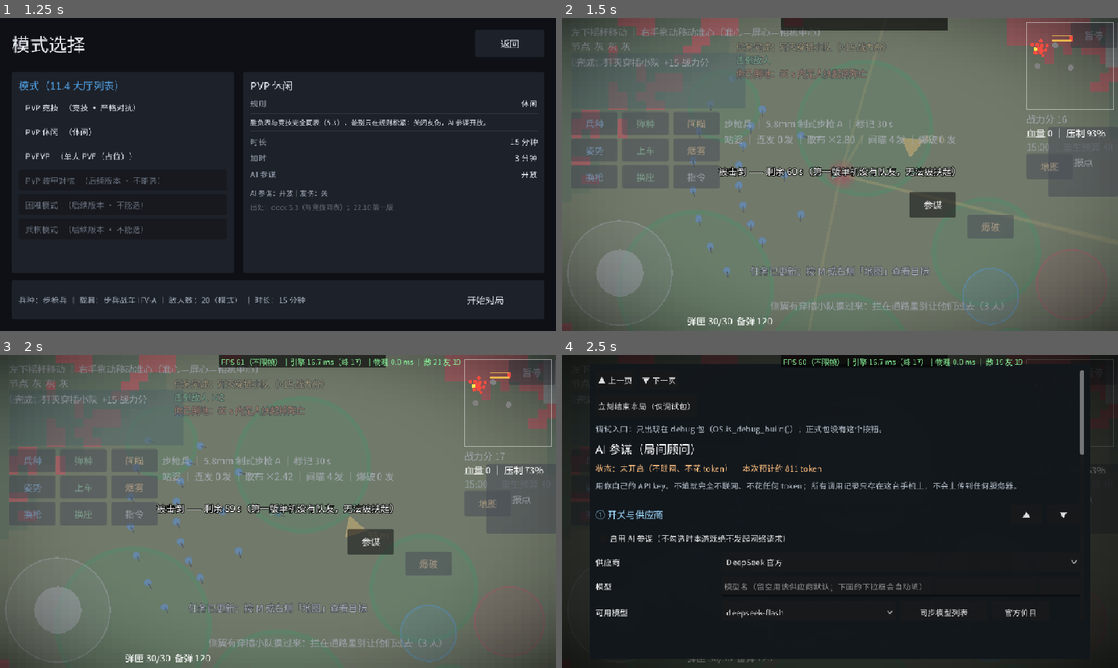
Above: before the commit, frames 1-4 (two rows, left to right).
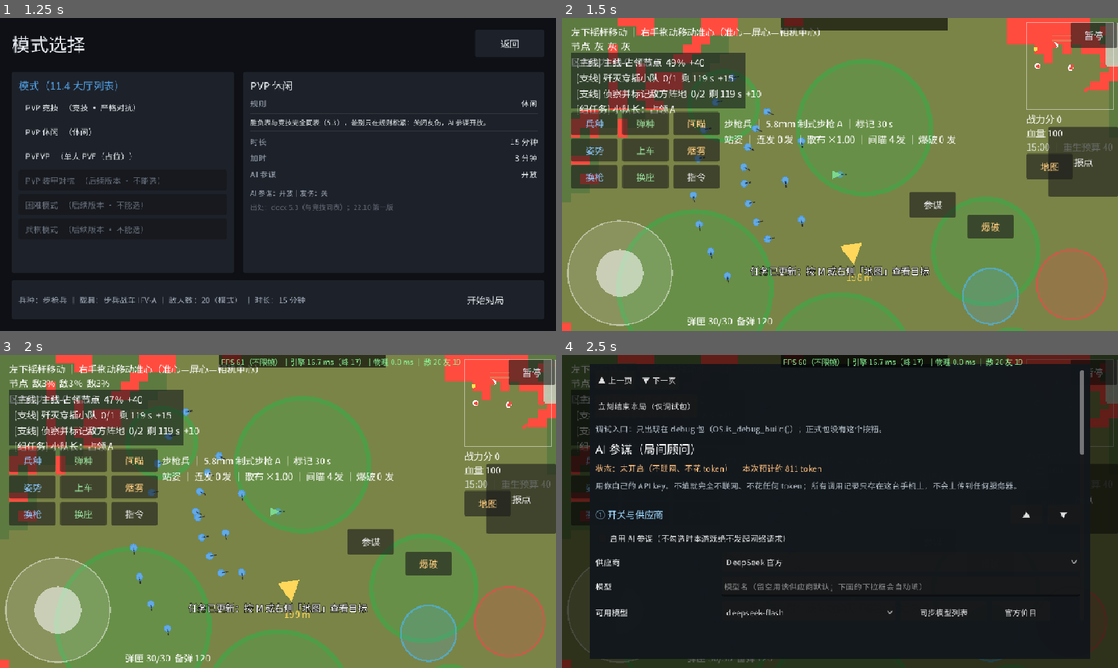
Above: after the commit, the same moments.

Repository: copperbookworm/jieyu-tactics
Game: Godot game, scene res://scenes/app/App.tscn
Two runs of this game, one before a commit and one after it. Both use one fixed random seed, a clock stepped at 60 frames per second and the inputs below.
Inputs:
- Up to frame 1 (1.25 s): click "开始游戏" at 0.5 s
- Up to frame 2 (1.5 s): click "开始对局" at 1.25 s
- Up to frame 3 (2 s): no input
- Up to frame 4 (2.5 s): click "参谋" at 2 s

Frame 1 is identical in both runs. In frame 2, 95% of the frame differs, in the area x 0-100%, y 0-100%; in frame 3, 95%; in frame 4, 2.1%.

Commit message:
第六十三版 · 敌人按 RAAS 节点驻守（拍板 B，不需要再拍板）
## 拍板链
使用者先选「② 敌人按 RAAS 节点 / 东侧出生区分布」，再在分法上选「① 五节点平均分 ＋ 东侧留预备队」。

## 为什么改
原来敌人是「出生锚点前方 45~75 m」——出生 30 秒就能交火，但地图的五个节点形同虚设、玩家一路推过去
后面全是空的；而且 20 v 20 时 19 名队友约 10 s 就把 20 个敌人打光（第十九章 ㊹ 那条待拍板就是这么暴露的）。

## 做了什么
- systems/match/EnemyDeployment.gd（纯算术，可无头单测）：≥6 人时预备队 25%（四舍五入、至少 1），
  野战兵力按节点轮转、余数落前几个节点（前重后轻）；<6 人不留预备队（2 敌的测试局也该立刻碰上）。
  实测口径：20 敌 ⇒ 节点 3/3/3/3/3 ＋ 预备 5；30 敌 ⇒ 5/5/4/4/4 ＋ 预备 8。
- WorldSetup._enemy_slots()：把节点位置与东侧出生区多边形换成落点（黄金角散开 + 就地找平地），
  地图缺数据时退回老口径（出生锚点 + demo 偏移，退化路径保住）。
- 预备队支援：订阅 EventBus.flag_state_changed，我方占下某节点后把预备队的 set_move_target() 指到**下一个**节点
  ——复用现成巡逻目标，不新增 AI 状态机、不加寻路；_exit_tree() 里断开订阅。
- **副作用是设计**：敌人驻守节点后，我方进点遇到敌人在点上正合 4.2「双方同在 = 对冲」⇒「要拿点先清点」。
  集成里两条「把进度推到容差区等它自己翻蓝」的检查因此红了 → 加 _clear_zone_of_enemies() 在强制翻蓝前清点
  （测试侧修；产品行为是对的，不该为了测试放宽）。

## 验收（本轮真跑，退出码均 0）
单元 52 脚本 / 1876 项断言全绿（新增 enemy_deployment_test 19 项）；几何门禁 5 + 25 + 21；
集成冒烟 257 → 260 项全绿；173 个 .gd / 30844 行；Main.gd 352 行（本轮没动）；WorldSetup 553 → 652。

## 没做的（说清）
㊹（20 v 20 的 AI 阵营不平衡）本轮**没有实测**：集成跑的仍是 2 敌。分散驻守很可能顺手缓解它，
但要单独量一次「20 v 20 + 新部署」的存活曲线与首接触时间才算数（已登记在七节）。

## 文档同步
本项目开发进度.txt（新抬头 + 第六十三版段 + 三/四/七）、docs/地图数据规格补充.md（zones.json 又多一个消费者）、
squad-2d/解域游戏.docx（备份 .bak109：20.1/20.2 + 第十九章 ㊾ 勾成已拍板并落地）。

Diff:
--- a/scenes/gameplay/WorldSetup.gd
+++ b/scenes/gameplay/WorldSetup.gd
@@ -25,6 +25,8 @@
 const SquadOrdersScript := preload("res://systems/match/SquadOrders.gd")
 ## 出生点挑选（2026-10-05）：从地图出生区里现挑一个「站得住」的点（纯逻辑，可单测）
 const SpawnPickerScript := preload("res://systems/terrain/SpawnPicker.gd")
+## 敌人驻守部署（2026-10-05 第六十三版 · 拍板 B）：怎么把敌人分到 5 个节点 + 东侧预备队（纯算术）
+const EnemyDeploymentScript := preload("res://systems/match/EnemyDeployment.gd")
 
 var terrain_sprite: Sprite2D = null
 ## 本局友好方编成（组 / 小队 / 队长）—— 由 _spawn_allies 建好后写回，供 HUD / 任务链读
@@ -37,6 +39,12 @@
 var spawned_ally_count := 0
 ## 掩体被摧毁后落的残痕（4.17）：它们与泥泞 / 雪地共用一条移速链路，所以要并进 player.zones
 var _rubble_zones: Array = []
+## 本模块持有 Main 引用（只为「拍板 B 的预备队支援」这一个信号回调 —— 其余函数仍按参数传 main）
+var main_ref = null
+## 地图 zones.json 的缓存副本（出生锚点 / 白旗点 / 敌人驻守三处共用一次解析）
+var _map_zones: Dictionary = {}
+## 东侧出生区的预备队（拍板 B）：节点被我方占下后，这些人向前支援下一个节点
+var reserve_enemies: Array = []
 
 
 ## 建场。map_preview_mode 时只建地形 + 预览层（游戏循环一行都不动）
@@ -47,6 +55,8 @@
 	if main.map_preview_mode:
 		_build_map_preview(main)
 		return
+	main_ref = main
+	_map_zones = _load_map_zones(main)
 	# 地图数据只解析一次：出生点挑选 / 掩体 / 载具落点共用同一份（occluders.json 有 60 KB+）
 	main.map_occluders = _load_occluders(main)
 	# 出生锚点（2026-10-05）：读地图出生区现挑一个站得住的点，玩家 / 友军载具 / 补给车共用
@@ -60,6 +70,9 @@
 	_build_terrain_zones(main)   # 4.17：泥泞 / 雪地减速、草丛隐蔽（要在玩家之后、敌人之前）
 	_build_enemy_fob(main)
 	_spawn_enemies(main, enemy_count)
+	# 拍板 B 的后半句：节点被我方占下 → 东侧预备队向前支援（见 _on_flag_state_changed）
+	if not EventBus.flag_state_changed.is_connected(_on_flag_state_changed):
+		EventBus.flag_state_changed.connect(_on_flag_state_changed)
 	# 队友（2026-10-02）：3 名强力队友进 friendly 组。集成冒烟已订正过「敌人 2 个」那条过期断言 ——
 	# 队友会先击毙开局步兵，事件驱动的穿插兵也会进 enemy 组，所以那条不再用等值。
 	_spawn_allies(main, _ally_target())
@@ -206,30 +219,116 @@
 ## 通视 DDA 与命中判定都变成近似零距离的退化情况）。
 ## 前 points.size() 个与旧实现逐字一致（位置、命名都不变）⇒ 默认 2 敌的场景回归面为零。
 func _spawn_enemies(main, enemy_count: int) -> void:
-	var points := _enemy_spawn_points(main)
-	if points.is_empty():
+	var slots := _enemy_slots(main, enemy_count)
+	if slots.is_empty():
 		return
 	spawned_enemy_count = enemy_count
+	reserve_enemies.clear()
 	for index in enemy_count:
+		var slot: Dictionary = slots[index % slots.size()]
 		var enemy := Enemy.new()
 		enemy.name = "Enemy%d" % index
-		enemy.global_position = _enemy_spawn_position(points, index)
+		enemy.global_position = slot["position"]
 		enemy.setup(main.sight, main.player, main.camera, main.grid)
+		if bool(slot.get("reserve", false)):
+			reserve_enemies.append(enemy)
 		main.add_child(enemy)
 
 
-## 敌人出生点（2026-10-05）：出生锚点 + 相对偏移（保住第一版「出生 30 秒就能撞见敌人」的体验），
-## 每个点再做一次「原地找平地」微调 —— 正式图上偏移点可能正好落在陡坡或楼里。
-## 「敌人要不要按 RAAS 节点分布」是玩法改动，已登记待拍板，不在这里替使用者决定。
-func _enemy_spawn_points(main) -> Array:
-	var anchor: Vector2 = main.spawn_anchor
-	if anchor == Vector2.ZERO:
-		return MapGenerator.demo_enemy_points()
-	var points: Array = []
-	for offset in MapGenerator.enemy_spawn_offsets():
-		points.append(SpawnPickerScript.nudge(main.grid, anchor + offset,
-				SpawnPickerScript.NUDGE_RADIUS, main.map_occluders))
-	return points
+## 敌人落点（2026-10-05 第六十三版 · 使用者拍板 **B**：按 RAAS 节点 + 东侧出生区分组驻守）。
+## 返回**恰好 enemy_count 个** {position, reserve}；地图没给节点 / 没有东侧出生区时退回老口径
+## （出生锚点 + demo 相对偏移，保住退化路径）。每个点都过一次「原地找平地」微调。
+func _enemy_slots(main, enemy_count: int) -> Array:
+	var nodes := _zone_node_positions(_map_zones)
+	var reserve_center := _spawn_area_center(main, _map_zones, "east")
+	if nodes.is_empty() or reserve_center == Vector2.INF:
+		return _legacy_enemy_slots(main, enemy_count)
+	var plan := EnemyDeploymentScript.plan(nodes.size(), enemy_count)
+	var slots: Array = []
+	for node_index in nodes.size():
+		for slot in int(plan["per_node"][node_index]):
+			var ideal: Vector2 = nodes[node_index] \
+					+ EnemyDeploymentScript.node_slot_offset(slot)
+			slots.append({"position": _nudged(main, ideal), "reserve": false})
+	for slot in int(plan["reserve"]):
+		var ideal: Vector2 = reserve_center + EnemyDeploymentScript.reserve_slot_offset(slot)
+		slots.append({"position": _nudged(main, ideal), "reserve": true})
+	return slots
+
+
+## 老口径（退化路径）：出生锚点 + demo 相对偏移；点位数不够时循环复用 + 圆周散开
+func _legacy_enemy_slots(main, enemy_count: int) -> Array:
+	var points := MapGenerator.demo_enemy_points()
+	if points.is_empty():
+		return []
+	var slots: Array = []
+	for index in enemy_count:
+		slots.append({"position": _enemy_spawn_position(points, index), "reserve": false})
+	return slots
+
+
+## 落点微调：正式图上节点圆环 / 出生区里都可能正好是陡坡或楼
+func _nudged(main, ideal: Vector2) -> Vector2:
+	return SpawnPickerScript.nudge(main.grid, ideal,
+			SpawnPickerScript.NUDGE_RADIUS, main.map_occluders)
+
+
+## 出生区多边形的中心（东侧预备队集结用）；没有该 side 时返回 Vector2.INF
+func _spawn_area_center(main, zones: Dictionary, side: String) -> Vector2:
+	for area_v in zones.get("spawn_areas", []):
+		if not (area_v is Dictionary):
+			continue
+		var area: Dictionary = area_v
+		if String(area.get("side", "")) != side:
+			continue
+		var polygon: Array = area.get("polygon", [])
+		if polygon.size() < 3:
+			return Vector2.INF
+		var sum := Vector2.ZERO
+		for point_v in polygon:
+			sum += JieyuMapGen.vec2(point_v)
+		return _nudged(main, sum / float(polygon.size()))
+	return Vector2.INF
+
+
+## 拍板 B 的后半句：我方占下一个节点 → 东侧预备队「向前支援」下一个节点。
+## 口令走 Enemy.set_move_target()（换 _patrol_target，到点后它自己回到原地巡逻）——
+## 不新增 AI 状态机，也不给敌人加寻路：第一版的战场很小，直线过去就够。
+func _on_flag_state_changed(node_name: Variant, state: int) -> void:
+	if state != 1:   # CaptureZone.State.BLUE（不引用 CaptureZone，免得与它的 EventBus 依赖成环）
+		return
+	if main_ref == null or reserve_enemies.is_empty():
+		return
+	var nodes := _zone_node_positions(_map_zones)
+	if nodes.is_empty():
+		return
+	var index := _capture_zone_index(node_name)
+	if index < 0:
+		return
+	var target: Vector2 = nodes[mini(index + 1, nodes.size() - 1)]
+	var moved := 0
+	for enemy_v in reserve_enemies:
+		if is_instance_valid(enemy_v) and not (enemy_v as Node).is_queued_for_deletion():
+			enemy_v.set_move_target(target)
+			moved += 1
+	if moved > 0:
+		print("[敌人] 预备队 %d 人向前支援 → 节点 %d %s" % [moved, mini(index + 1, nodes.size() - 1) + 1,
+				str(target)])
+
+
+func _capture_zone_index(node_name: Variant) -> int:
+	if main_ref == null:
+		return -1
+	for i in (main_ref.capture_zones as Array).size():
+		var zone = main_ref.capture_zones[i]
+		if is_instance_valid(zone) and String((zone as Node).name) == String(node_name):
+			return i
+	return -1
+
+
+func _exit_tree() -> void:
+	if EventBus.flag_state_changed.is_connected(_on_flag_state_changed):
+		EventBus.flag_state_changed.disconnect(_on_flag_state_changed)
 
 
 ## 出生锚点（2026-10-05）：从地图 spawn_areas（west）里现挑一个「站得住」的点。
--- /dev/null
+++ b/systems/match/EnemyDeployment.gd
@@ -0,0 +1,52 @@
+extends RefCounted
+
+## 敌人驻守部署（2026-10-05 · 第六十三版 · 使用者拍板 **B**：按 RAAS 节点 + 东侧出生区分组驻守）
+##
+## 为什么改：原来敌人是「出生锚点前方 45~75 m」——出生 30 秒就能交火，但地图的五个节点形同虚设，
+## 玩家一路推过去、后面全是空的；而且 20 v 20 时 19 名队友 ~10 s 就把 20 个敌人打光（第十九章 ㊹）。
+## 拍板 B：敌人分驻 5 个节点 + 东侧出生区留一支预备队（玩家拿下节点后预备队向前支援）。
+##
+## 这个模块只管**怎么分**（纯算术 · 可无头单测）；坐标换算、实例化、支援指令都在 WorldSetup。
+
+## 少于这个人数就不留预备队：2 个敌人的测试局也该能立刻碰上，而不是全堆在东侧发呆。
+const MIN_FOR_RESERVE := 6
+## 预备队占比（四舍五入，至少 1 人）。20 敌 ⇒ 5 人预备 ＋ 15 人分 5 个节点各 3 名。
+const RESERVE_RATIO := 0.25
+
+
+## 返回 {"per_node": Array[int], "reserve": int, "total": int}
+## 规则：① 兵力 ≤ MIN_FOR_RESERVE 时不留预备队；② 否则预备队取 RESERVE_RATIO；
+##       ③ 野战兵力按节点**轮转**分配 —— 余数落在前几个节点（前重后轻，第一版更容易打进去）。
+static func plan(node_count: int, enemy_count: int) -> Dictionary:
+	var nodes := maxi(node_count, 0)
+	var total := maxi(enemy_count, 0)
+	var per_node: Array[int] = []
+	for i in nodes:
+		per_node.append(0)
+	if nodes == 0:
+		return {"per_node": per_node, "reserve": total, "total": total}
+	var reserve := 0
+	if total >= MIN_FOR_RESERVE:
+		reserve = maxi(int(round(float(total) * RESERVE_RATIO)), 1)
+	var field := total - reserve
+	for i in field:
+		per_node[i % nodes] += 1
+	return {"per_node": per_node, "reserve": reserve, "total": total}
+
+
+## 第 index 个节点上的第 slot 名敌人的落点偏移（黄金角散开 + 一圈圈往外，避免叠在一起）
+static func node_slot_offset(slot: int) -> Vector2:
+	if slot <= 0:
+		return Vector2(8.0, 0.0)
+	var angle := float(slot) * 2.39996323
+	var radius := 8.0 + 3.0 * float(slot)
+	return Vector2(cos(angle), sin(angle)) * radius
+
+
+## 东侧预备队的第 slot 个落点偏移（同上，半径更小 —— 预备队是集结待命，不是散兵）
+static func reserve_slot_offset(slot: int) -> Vector2:
+	if slot <= 0:
+		return Vector2.ZERO
+	var angle := float(slot) * 2.39996323
+	var radius := 6.0 + 2.5 * float(slot)
+	return Vector2(cos(angle), sin(angle)) * radius
--- /dev/null
+++ b/test/enemy_deployment_test.gd
@@ -0,0 +1,85 @@
+@tool
+extends EditorScript
+
+## 敌人驻守部署（systems/match/EnemyDeployment.gd）自测：
+## 拍板 B 的口径 —— 20 敌 = 5 个节点各 3 名 + 东侧 5 名预备；人少时不留预备队；合计数守恒。
+
+const DeploymentScript := preload("res://systems/match/EnemyDeployment.gd")
+
+var _passed := 0
+var _failed := 0
+
+
+func _run() -> void:
+	_test_pvp_20()
+	_test_pvevp_30()
+	_test_small_matches()
+	_test_edges()
+	_test_offsets()
+	print("—— 通过 %d 项 / 失败 %d 项 ——" % [_passed, _failed])
+	if _failed > 0:
+		print("！！ 有 %d 项失败，往上翻看期望与实际" % _failed)
+
+
+func _check(title: String, actual: Variant, expected: Variant) -> void:
+	if actual == expected:
+		_passed += 1
+		print("[OK]   %s" % title)
+	else:
+		_failed += 1
+		print("[FAIL] %s  期望=%s 实际=%s" % [title, str(expected), str(actual)])
+
+
+func _test_pvp_20() -> void:
+	var plan := DeploymentScript.plan(5, 20)
+	_check("20 敌 · 预备队 5 人（20 × 0.25）", int(plan["reserve"]), 5)
+	_check("20 敌 · 五节点各 3 名", plan["per_node"], [3, 3, 3, 3, 3] as Array[int])
+	_check("20 敌 · 总数守恒", int(plan["reserve"]) + _sum(plan["per_node"]), 20)
+
+
+func _test_pvevp_30() -> void:
+	var plan := DeploymentScript.plan(5, 30)
+	_check("30 敌 · 预备队 8 人（30 × 0.25 四舍五入）", int(plan["reserve"]), 8)
+	_check("30 敌 · 余数落在前几个节点（前重后轻）", plan["per_node"], [5, 5, 4, 4, 4] as Array[int])
+	_check("30 敌 · 总数守恒", int(plan["reserve"]) + _sum(plan["per_node"]), 30)
+
+
+func _test_small_matches() -> void:
+	var two := DeploymentScript.plan(5, 2)
+	_check("2 敌 · 不留预备队（人少时全铺前几个节点）", int(two["reserve"]), 0)
+	_check("2 敌 · 铺在 N1 / N2", two["per_node"], [1, 1, 0, 0, 0] as Array[int])
+	var five := DeploymentScript.plan(5, 5)
+	_check("5 敌 · 仍在阈值以下，不留预备队", int(five["reserve"]), 0)
+	_check("5 敌 · 五节点各 1 名", five["per_node"], [1, 1, 1, 1, 1] as Array[int])
+	var six := DeploymentScript.plan(5, 6)
+	_check("6 敌（刚够阈值）· 预备队 2 人", int(six["reserve"]), 2)
+
+
+func _test_edges() -> void:
+	var none := DeploymentScript.plan(5, 0)
+	_check("0 敌 · 预备队 0", int(none["reserve"]), 0)
+	_check("0 敌 · 节点全 0", _sum(none["per_node"]), 0)
+	var one_node := DeploymentScript.plan(1, 20)
+	_check("只有 1 个节点 · 其余全在节点上", one_node["per_node"], [15] as Array[int])
+	_check("只有 1 个节点 · 预备队仍是 5", int(one_node["reserve"]), 5)
+	var no_nodes := DeploymentScript.plan(0, 20)
+	_check("没有节点 · 全部算预备队（不丢人）", int(no_nodes["reserve"]), 20)
+
+
+func _test_offsets() -> void:
+	var first := DeploymentScript.node_slot_offset(0)
+	_check("节点首位固定落在 (+8, 0)（确定性）", first, Vector2(8, 0))
+	var apart := true
+	for slot in range(1, 8):
+		if DeploymentScript.node_slot_offset(slot).distance_to(
+				DeploymentScript.node_slot_offset(slot - 1)) < 3.0:
+			apart = false
+	_check("相邻 slot 不叠在一起（间距 ≥ 3 m）", apart, true)
+	_check("预备队首位落在中心点", DeploymentScript.reserve_slot_offset(0), Vector2.ZERO)
+
+
+func _sum(values: Array) -> int:
+	var total := 0
+	for value in values:
+		total += int(value)
+	return total
--- a/tools/run_integration_headless.gd
+++ b/tools/run_integration_headless.gd
@@ -173,6 +173,38 @@
 	_check("掩体数 = 地图 occluders.json 的条目数（%d）" % map_occluders,
 			get_nodes_in_group("occluder").size(), map_occluders)
 	_check_true("默认地图确实是正式图（不是 demo 的 20 个沙袋）", map_occluders > 20)
+	# 拍板 B（2026-10-05 · 第六十三版）：敌人驻守在地图节点上，不再是「出生点前方 45~75 m」。
+	# 只算敌方**步兵**：enemy 组里还有敌方坦克乘员与事件驱动的穿插兵，它们的落点规则不同。
+	var deployment_nodes := _map_node_positions(GameConfig.MAP_HEIGHT_IMAGE)
+	var infantry: Array = []
+	for node in get_nodes_in_group("enemy"):
+		var enemy_name := String(node.name)
+		if enemy_name.begins_with("Enemy") and not enemy_name.contains("TankCrew") \
+				and not enemy_name.contains("Vehicle"):
+			infantry.append(node)
+	var on_node := 0
+	for node in infantry:
+		for node_pos in deployment_nodes:
+			if (node as Node2D).global_position.distance_to(node_pos) <= 30.0:
+				on_node += 1
+				break
+	_check("拍板 B：开局敌方步兵全部驻守在地图节点上（%d 人）" % infantry.size(),
+			on_node, infantry.size())
+	# 预备队支援：口令真的走到 Enemy.set_move_target()（2 敌的测试局本来没有预备队，这里手工挂上）
+	var world = _main.world
+	_check("拍板 B：人少（2 敌）时不留预备队", (world.reserve_enemies as Array).size(), 0)
+	if deployment_nodes.size() >= 2 and not infantry.is_empty():
+		for node in infantry:
+			(world.reserve_enemies as Array).append(node)
+		world._on_flag_state_changed((_main.capture_zones[0] as Node).name, 1)
+		var aimed := 0
+		for node in infantry:
+			if (node as Node2D)._patrol_target.distance_to(deployment_nodes[1]) < 1.0:
+				aimed += 1
+		_check("拍板 B：预备队向前支援 —— 目标指向下一个节点", aimed, infantry.size())
+		for node in infantry:
+			node.set_move_target((node as Node2D).global_position)   # 还原：回自己脚下巡逻
+		(world.reserve_enemies as Array).clear()
 	# 白旗点也必须来自地图的推进链（zones.json）—— 实测：地图 N2 与 demo N2 差 44.7 m，
 	# 而 demo N2 在正式图上是 45.8° 的坡、核心圈里还压着一栋房子。
 	var map_nodes := _map_node_positions(GameConfig.MAP_HEIGHT_IMAGE)
@@ -415,6 +447,8 @@
 
 	# ④.7 为 T-S5 铺垫：把 0 号节点推进「容差吸附」区间，让 CaptureZone._process 自己翻蓝
 	# （T-S5 的闸门是「我方已控制 ≥1 个节点」，翻蓝之后它才发得出来）
+	# ⚠ 拍板 B 之后敌人驻守在节点上：不清点，「双方同在 = 对冲」会让进度原地不动（那是设计）
+	_clear_zone_of_enemies()
 	_main.capture_zones[0].progress = 0.9995
 
 	# ⑤ 兵种 / 姿态 / 换枪 / 聚焦
@@ -572,6 +606,7 @@
 ## 全占胜利：不去直接改 state，而是把进度推到「容差吸附」区间，让 CaptureZone._process
 ## 自己翻蓝并广播 flag_state_changed —— 走的就是真机那条链路。
 func _arm_victory() -> void:
+	_clear_zone_of_enemies()   # 同上：敌人站在点上时进度不该涨
 	for zone in _main.capture_zones:
 		zone.progress = 0.9995
 
@@ -824,6 +859,21 @@
 ## SightSystem.Throttle 每 SIGHT_THROTTLE_FRAMES（4）个物理帧才真查一次地形 + 掩体层，
 ## 而测试是「同一物理帧里传送 + 立刻问 AI 看不看得见」—— 不清就会拿到**传送前**的结论。
 ## 产品里这是设计内的有界陈旧（≤4 帧 ≈ 66 ms，单位是连续移动的），只有瞬移的测试要自己负责清。
+## 把站在占领区里的敌人挪出去（2026-10-05 · 拍板 B 之后必须有这一步）：
+## 敌人现在**驻守在地图节点上**，而 CaptureZone 的规则是「双方同在 = 对冲、进度不动」（docx 4.2）——
+## 这是设计要的「要拿点先清点」，但测试里「把进度推到容差区等它自己翻蓝」的写法必须先把人挪开。
+func _clear_zone_of_enemies() -> void:
+	for node in get_nodes_in_group("enemy"):
+		var enemy := node as Node2D
+		if enemy == null or not is_instance_valid(enemy):
+			continue
+		for zone_v in _main.capture_zones:
+			var zone := zone_v as Node2D
+			if zone != null and zone.is_inside(enemy.global_position):
+				enemy.global_position = Vector2(30.0, 30.0)   # 地图西北角：离五个节点都 ≥ 400 m
+				break
+
+
 func _reset_sight_caches() -> void:
 	for node in get_nodes_in_group("enemy"):
 		var throttle: Variant = node.get("_sight_throttle")
Not shown, added: systems/match/EnemyDeployment.gd.uid
Not shown, added: test/enemy_deployment_test.gd.uid
Not shown, changed: 本项目开发进度.txt
Not shown, changed: docs/地图数据规格补充.md
